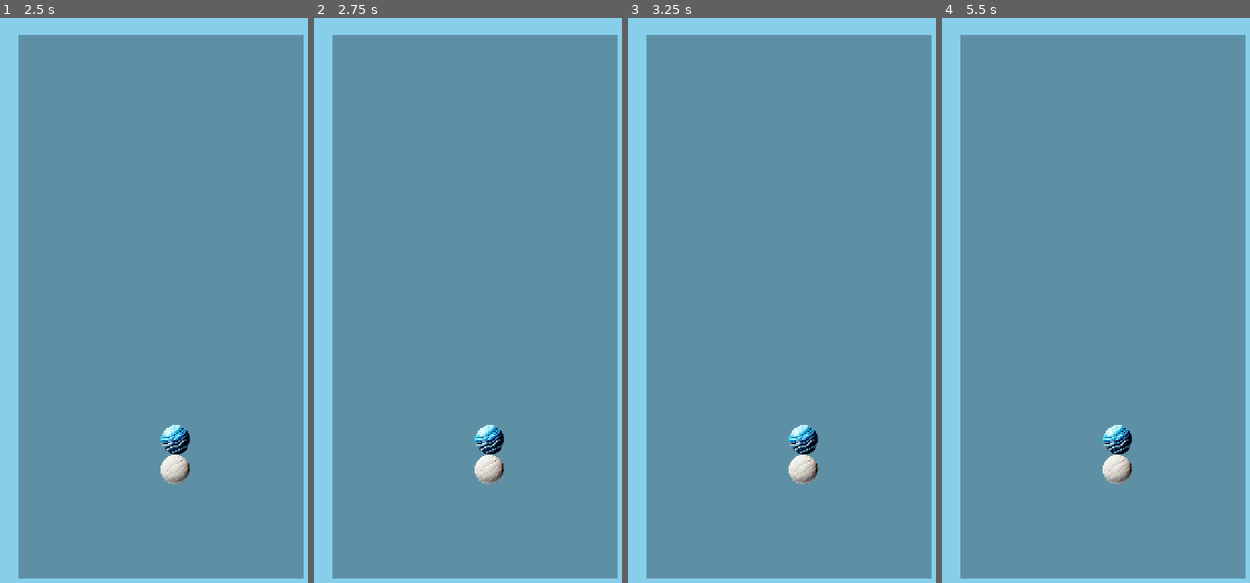
Above: before the commit, frames 1-4 (left to right).
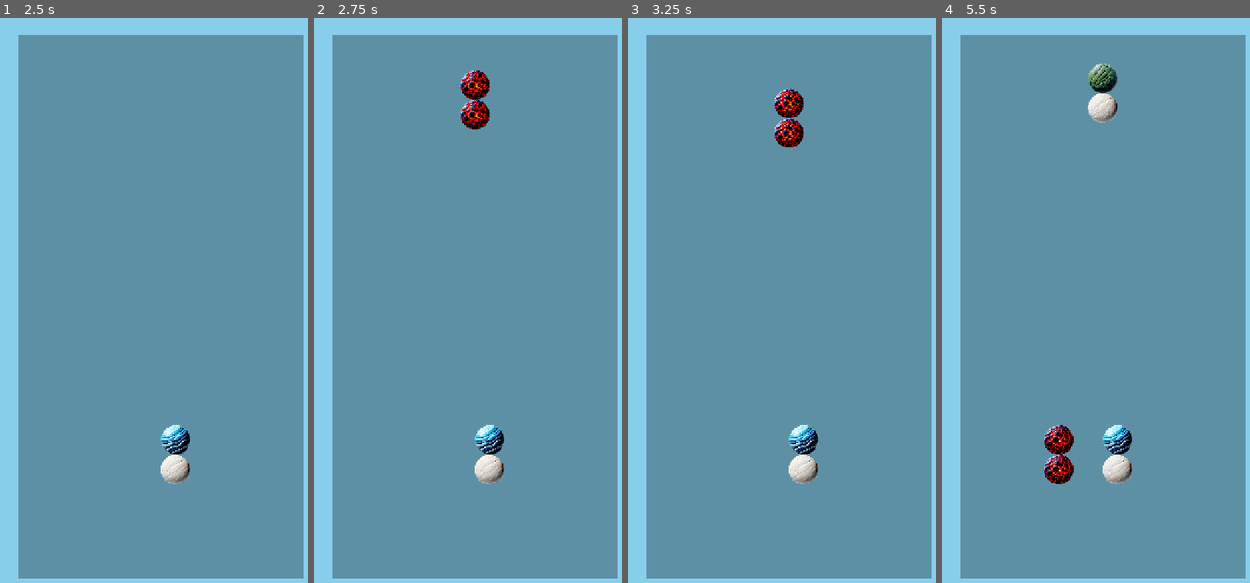
Above: after the commit, the same moments.

Repository: dmitriylogunov/pebbleharmony
Game: Godot game, scene res://scenes/main.tscn
Same seed, same stepped clock (60 frames per second), same inputs: the game is played once before the commit and once after it.
Inputs (mouse positions are in pixels of both pictures, inside the frame that each line leads up to):
- Up to frame 1 (2.5 s): tap Enter at 0.5 s; move the mouse to (234, 277) at 0.52 s; hold Right 0.53-1.25 s; tap Q at 0.6, 2.1 s; click (234, 277) at 0.67 s; tap Space at 0.77 s; drag from (95, 334) to (190, 277) at 1.27 s; move the mouse to (194, 176) at 2.02 s; hold Right from 2.03 s (still down)
- Up to frame 2 (2.75 s): keep holding Right
- Up to frame 3 (3.25 s): release Right at 2.75 s; drag from (772, 424) to (689, 215) at 2.77 s
- Up to frame 4 (5.5 s): move the mouse to (1200, 396) at 3.52 s; hold Left 3.53-4.25 s; tap Q at 3.6, 5.1 s; tap Space at 3.77 s; drag from (1003, 215) to (1052, 159) at 4.27 s; move the mouse to (1120, 306) at 5.02 s; hold Down from 5.03 s (still down); click (1120, 306) at 5.17 s

Frame 1 is identical in both runs. In frame 2, 0.8% of the frame differs, in the area x 47-58%, y 9-20%; in frame 3, 0.8%; in frame 4, 1.6%, in the area x 33-57%, y 8-83%.
Error before the commit: Invalid call. Nonexistent function 'check_game_over' in base 'Node2D (GameField)'. (res://scripts/main.gd:294)

Commit message:
Fix function name mismatch in main.gd
Changed check_game_over() to is_game_over() to match the actual function name in game_field.gd

🤖 Generated with [Claude Code](https://claude.ai/code)

Co-Authored-By: Claude <noreply@anthropic.com>

Diff:
--- a/scripts/main.gd
+++ b/scripts/main.gd
@@ -291,7 +291,7 @@
 		process_chain_reaction()
 	else:
 		# No more matches, check game over
-		if game_field.check_game_over():
+		if game_field.is_game_over():
 			game_over = true
 			print("Game Over! Final Score: ", score)
 		else:
